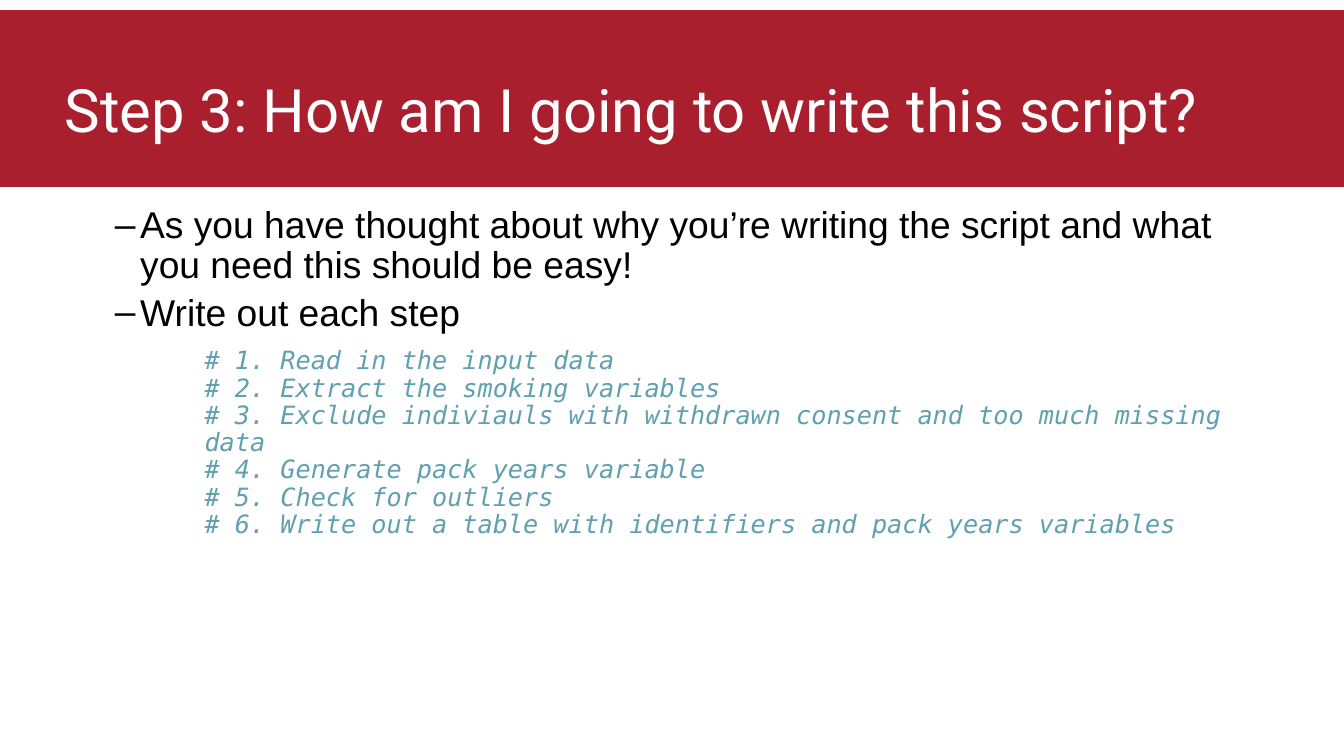
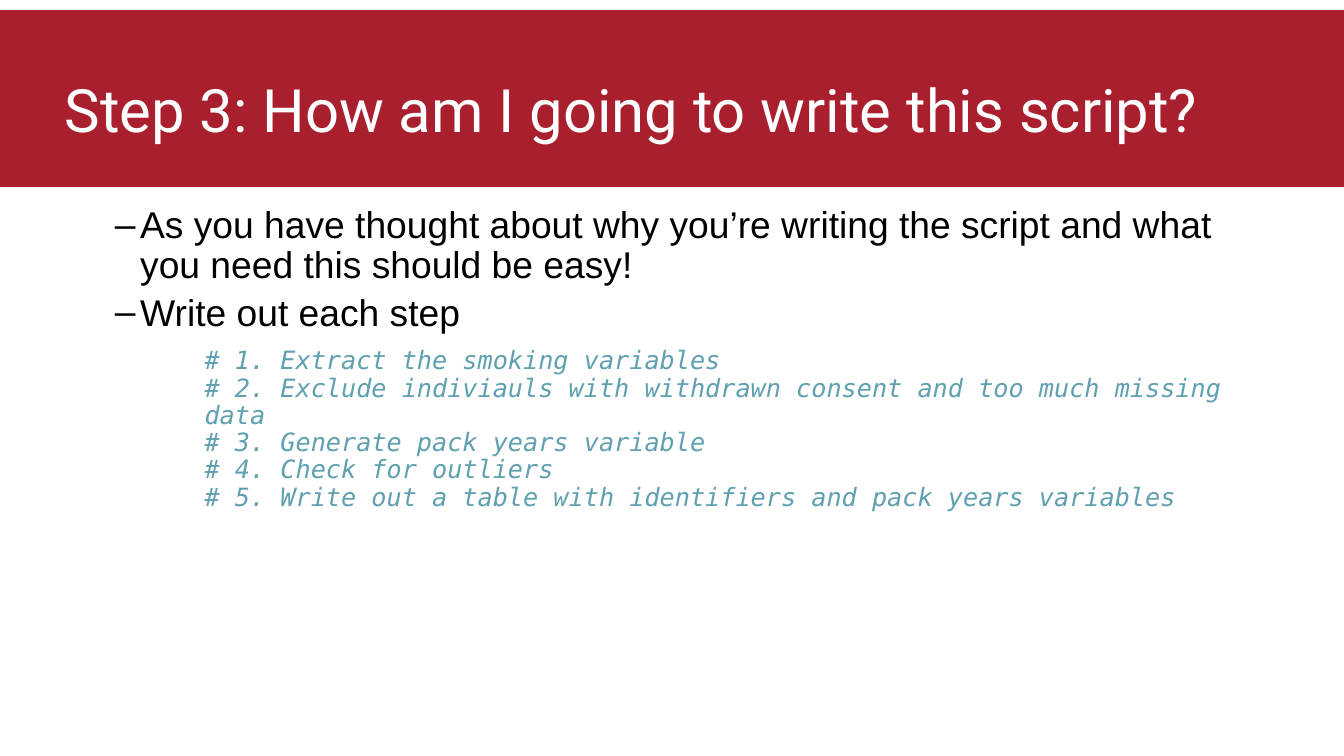
Before and after one commit to thomasbattram/how_to_write_a_script, a slide deck: slide 5 of slides/how_to_write_a_script.pptx. Drawn at 1344x756 pixels with LibreOffice and Linux fonts; fonts in the diff are those of the drawing; background and template pictures are left out. Boxes give left, top, right and bottom in pixels: in the first picture for what was removed or moved away, otherwise in the second. Text is boxed around its words. In the diff, an @@ line names an element or a change of style, - is before the commit and + after.

```diff
--- a/slides/how_to_write_a_script.pptx
+++ b/slides/how_to_write_a_script.pptx
@@ text at (205,349,1221,511): text changed @@
-# 1. Read in the input data
-# 2. Extract the smoking variables
-# 3. Exclude indiviauls with withdrawn consent and too much missing data
-# 4. Generate pack years variable
-# 5. Check for outliers
-# 6. Write out a table with identifiers and pack years variables
+# 1. Extract the smoking variables
+# 2. Exclude indiviauls with withdrawn consent and too much missing data
+# 3. Generate pack years variable
+# 4. Check for outliers
+# 5. Write out a table with identifiers and pack years variables
```
Also in this commit, not shown: 4 other slides changed, 1 other file.
